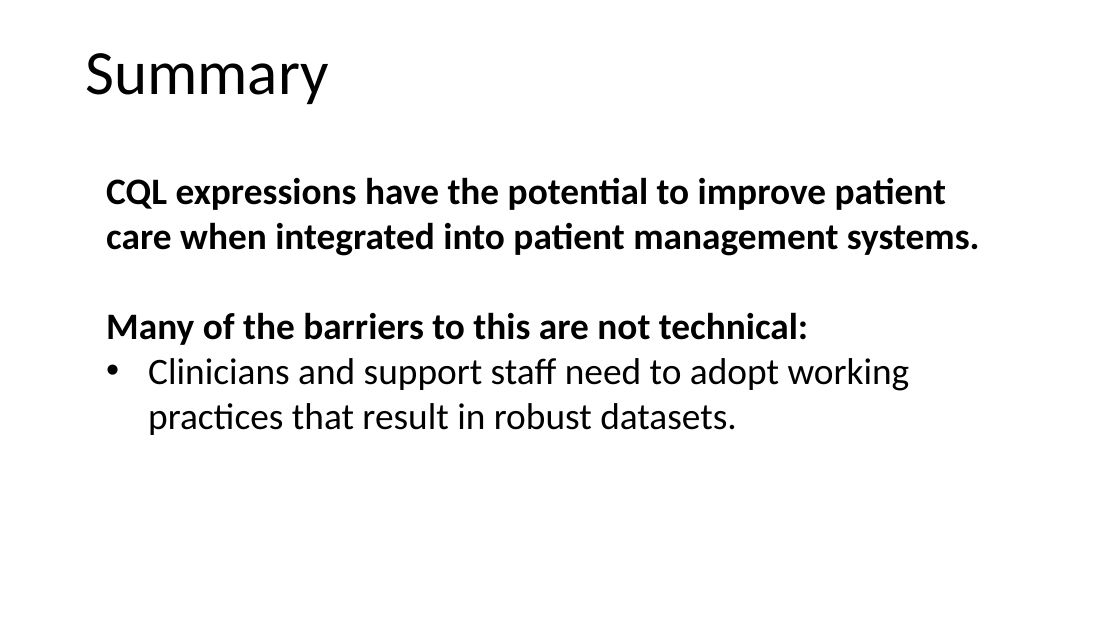
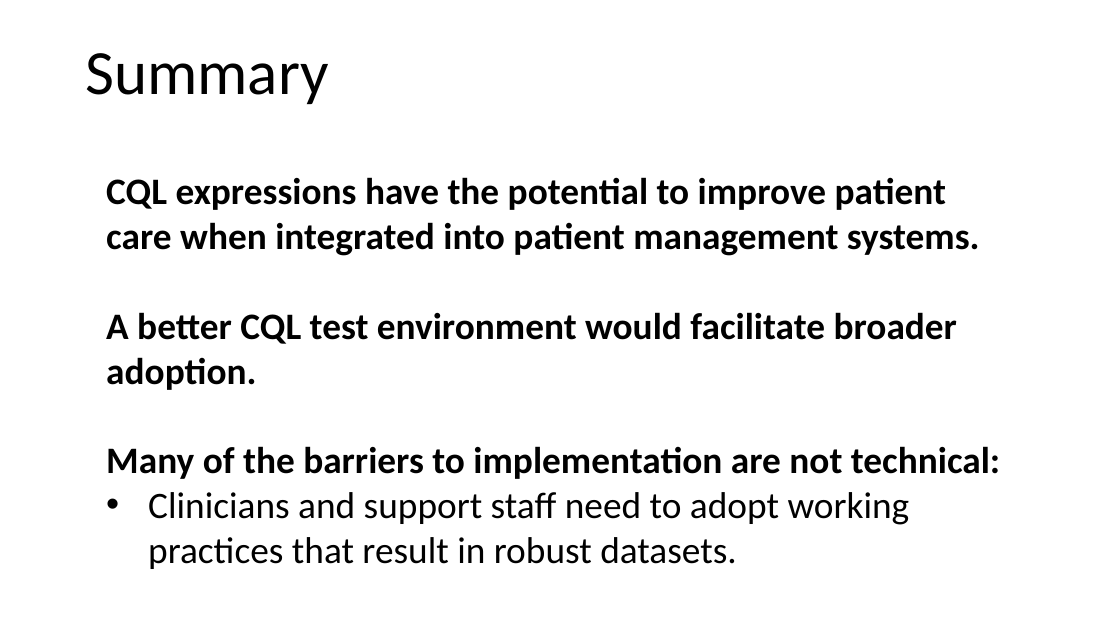
Before and after one commit to christophe-stevens/HDR-UK-COLLAB-TEAM2, a slide deck: slide 8 of DraftPresentation_AKI_HDRUK_TEAM2.pptx (slide 7 before the commit). Drawn at 1120x630 pixels with LibreOffice and Linux fonts; fonts in the diff are those of the drawing. Boxes give left, top, right and bottom in pixels: in the first picture for what was removed or moved away, otherwise in the second. Text is boxed around its words. In the diff, an @@ line names an element or a change of style, - is before the commit and + after.

Commit message:
adding latest presentation from Liz

```diff
--- a/DraftPresentation_AKI_HDRUK_TEAM2.pptx
+++ b/DraftPresentation_AKI_HDRUK_TEAM2.pptx
@@ text at (106,312,1000,479): text changed @@
-Many of the barriers to this are not technical:
+A better CQL test environment would facilitate broader adoption.
+Many of the barriers to implementation are not technical:
```
Also in this commit, not shown: 1 other slide changed, 2 slides added, 1 other file.
